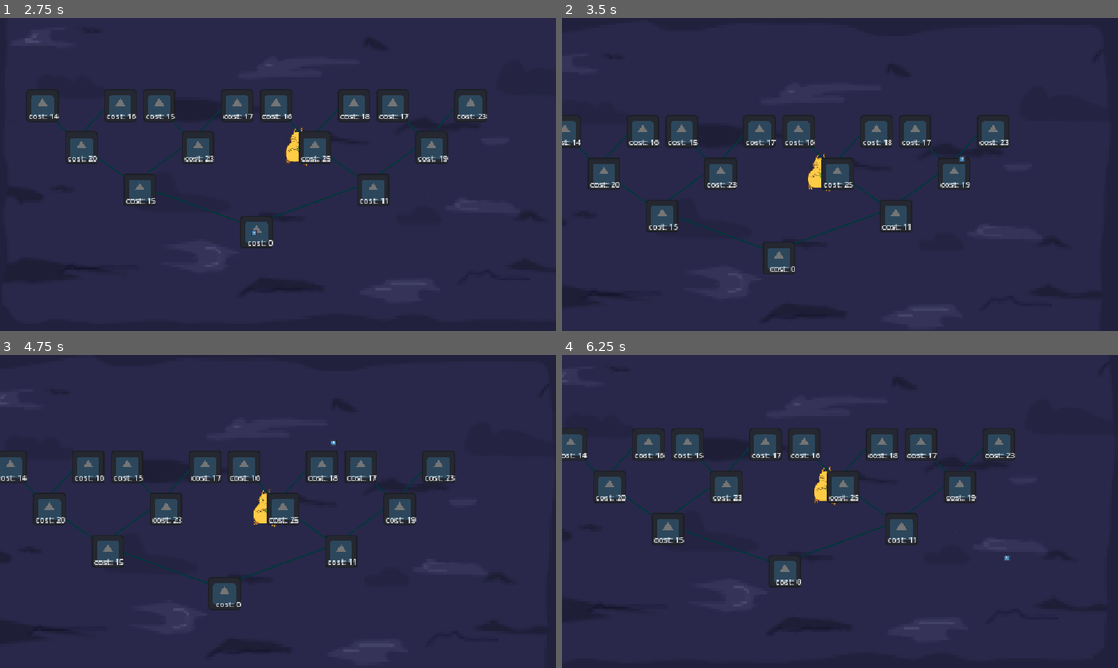
Above: before the commit, frames 1-4 (two rows, left to right).
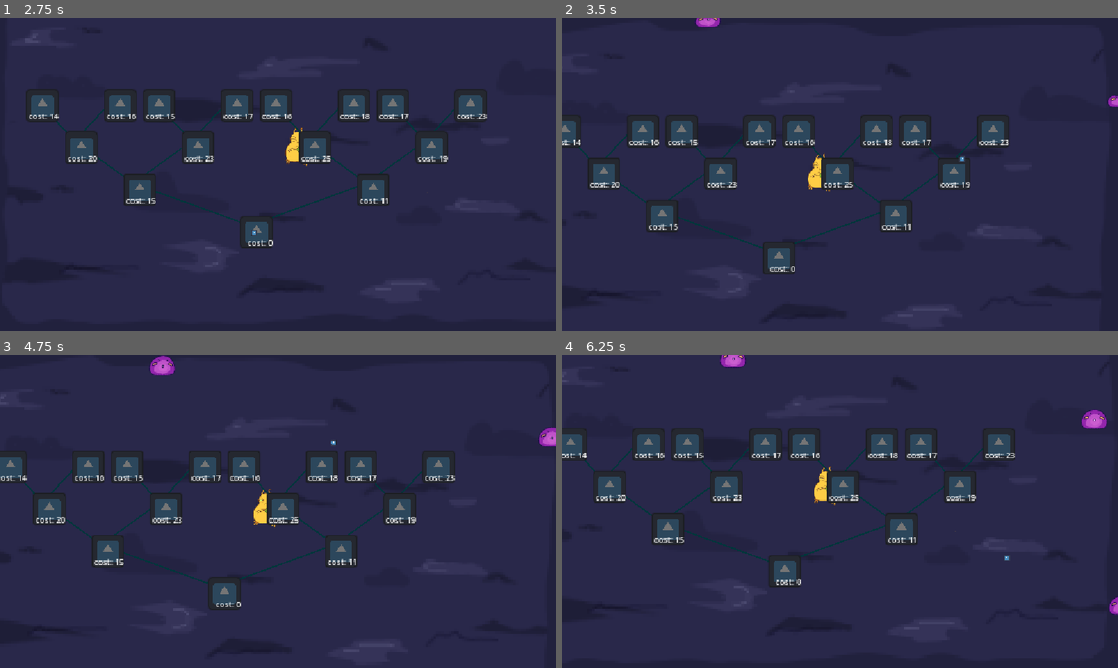
Above: after the commit, the same moments.

Repository: KittyNinjakato/Teenager-Game-Jam
Game: Godot game, scene res://scenes/game.tscn
The game is run twice, just before and just after one commit, with the same random seed, the same clock (stepped at 60 frames per second) and the same inputs. The engine's default icon, where the game draws it, is replaced by a stand-in: a white triangle on a blue panel in a dark square.
Inputs (mouse positions are in pixels of both pictures, inside the frame that each line leads up to):
- Up to frame 1 (2.75 s): click "cost: 0" at 0.5 s; click "cost: 0" at 1.25 s; click "cost: 0" at 2 s
- Up to frame 2 (3.5 s): move the mouse to (962, 158) at 2.77 s; click (962, 158) at 2.85 s
- Up to frame 3 (4.75 s): move the mouse to (166, 527) at 3.52 s; click (166, 527) at 3.6 s; move the mouse to (333, 442) at 4.27 s; click (333, 442) at 4.35 s
- Up to frame 4 (6.25 s): move the mouse to (812, 574) at 5.02 s; click (812, 574) at 5.1 s; move the mouse to (1006, 558) at 5.77 s; click (1006, 558) at 5.85 s

Frame 1 is identical in both runs. In frame 2, 0.2% of the frame differs, in the area x 23-100%, y 0-29%; in frame 3, 0.4%; in frame 4, 0.5%, in the area x 28-100%, y 0-84%.
Error in both runs: Attempt to call function 'spend_essence' in base 'null instance' on a null instance. (res://scrips/skill_tree_button.gd:27)

Commit message:
i added the signal

Diff:
--- a/just-a-lil-guy/scenes/game.tscn
+++ b/just-a-lil-guy/scenes/game.tscn
@@ -22,7 +22,6 @@
 script = ExtResource("6_u5sy4")
 
 [node name="Enemy Spawning Timer" type="Timer" parent="game_manager/Enemy Spawner" unique_id=541270423]
-wait_time = 0.25
 autostart = true
 
 [node name="Lil_guy" parent="." unique_id=1539912893 instance=ExtResource("1_uwrxv")]
@@ -40,7 +39,7 @@
 z_index = 6
 scale = Vector2(0.84000015, 0.84000015)
 
-[node name="Background" type="Sprite2D" parent="." unique_id=1535481824]
+[node name="Background" type="Sprite2D" parent="." unique_id=2134358458]
 z_index = -1000
 position = Vector2(570, 330)
 texture = ExtResource("6_p57ef")
@@ -49,4 +48,5 @@
 wait_time = 0.35
 one_shot = true
 
+[connection signal="timeout" from="game_manager/Enemy Spawner/Enemy Spawning Timer" to="game_manager/Enemy Spawner" method="_on_enemy_spawning_timer_timeout"]
 [connection signal="timeout" from="Click_cooldown" to="game_manager" method="_on_click_cooldown_timeout"]
--- a/just-a-lil-guy/scrips/game_manager.gd
+++ b/just-a-lil-guy/scrips/game_manager.gd
@@ -23,19 +23,19 @@
 
 
 
-var off_cooldown:bool = true
-@onready var click_cooldown_timer: Timer = $"../Click_cooldown"
+#var off_cooldown:bool = true
+#@onready var click_cooldown_timer: Timer = $"../Click_cooldown"
 
 
-func start_click_cooldown(cooldown): #when player clicks on a slime
+#func start_click_cooldown(cooldown): #when player clicks on a slime
 
-	click_cooldown_timer.wait_time = cooldown #set wait time to cooldown time
+	#click_cooldown_timer.wait_time = cooldown #set wait time to cooldown time
 
-	off_cooldown = false
-	click_cooldown_timer.start() #start the cooldown timer
+	#off_cooldown = false
+	##click_cooldown_timer.start() #start the cooldown timer
 
-func _on_click_cooldown_timeout() -> void: #on cooldown timer end
-	off_cooldown = true
+#func _on_click_cooldown_timeout() -> void: #on cooldown timer end
+#	off_cooldown = true
 
-func check_click_cooldown(): #when player tries to click slime
-	return off_cooldown #return state of cooldown
+#func check_click_cooldown(): #when player tries to click slime
+	#return off_cooldown #return state of cooldown
--- a/just-a-lil-guy/scrips/slime.gd
+++ b/just-a-lil-guy/scrips/slime.gd
@@ -31,8 +31,8 @@
 
 
 func _process(_delta: float) -> void:
-	var is_off_cooldown = game_manager.check_click_cooldown()
-	if clickable and is_off_cooldown: #if mouse is on slime and click is off cooldown
+#	var is_off_cooldown = game_manager.check_click_cooldown()
+#	if clickable and is_off_cooldown: #if mouse is on slime and click is off cooldown
 
 		if Input.is_action_just_pressed("click"): #if clicked
 
@@ -43,7 +43,7 @@
 
 			print("youch")
 			if hp <= 0: #if drops to 0 health
-				var essence_dropped:int = rng.randf_range(min_essence,max_essence) #random num between min and max
+			#	var essence_dropped:int = rng.randf_range(min_essence,max_essence) #random num between min and max
 				game_manager.get_essence(essence_dropped) #essence added to collected essence
 				slime_died() #delete slime
 
